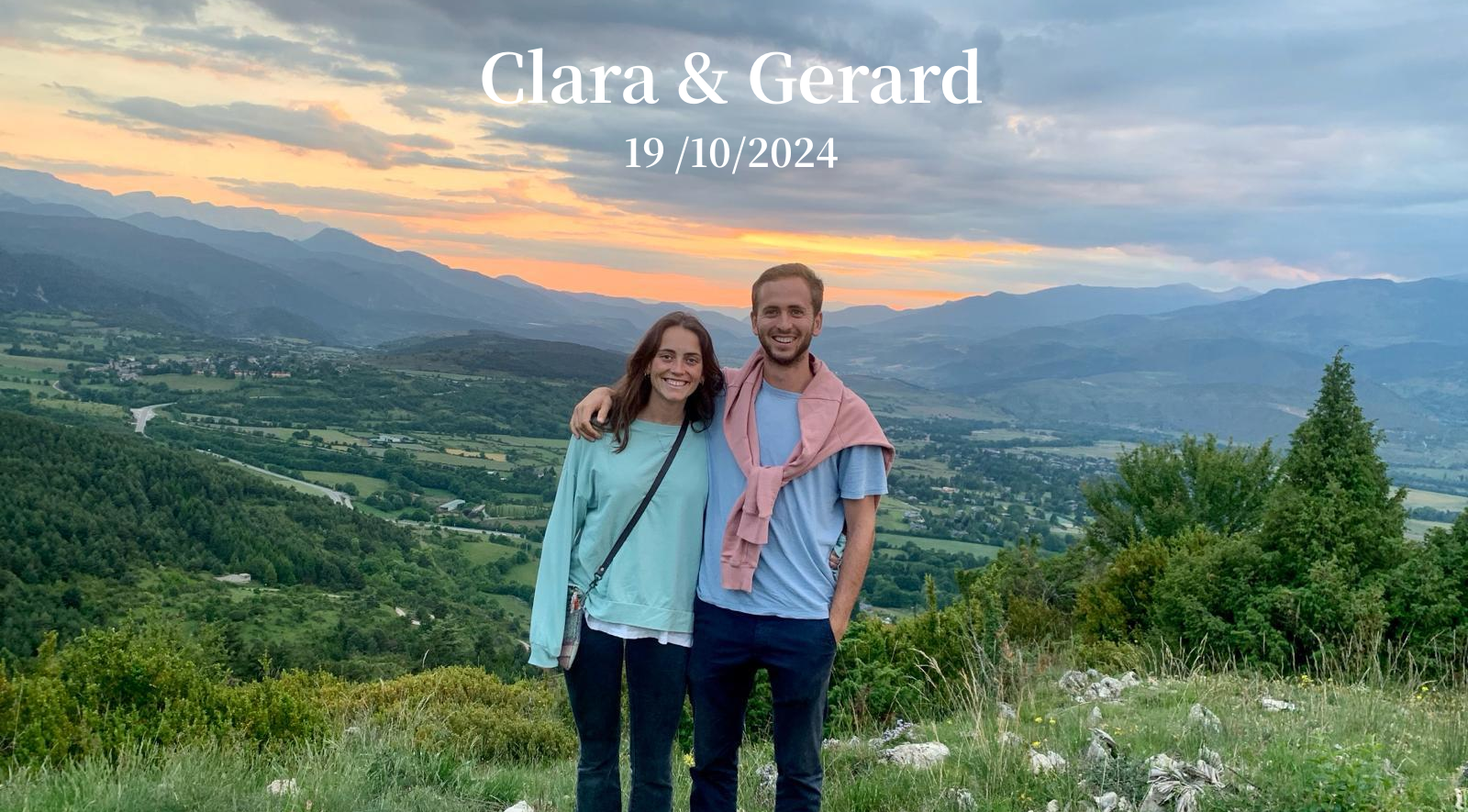
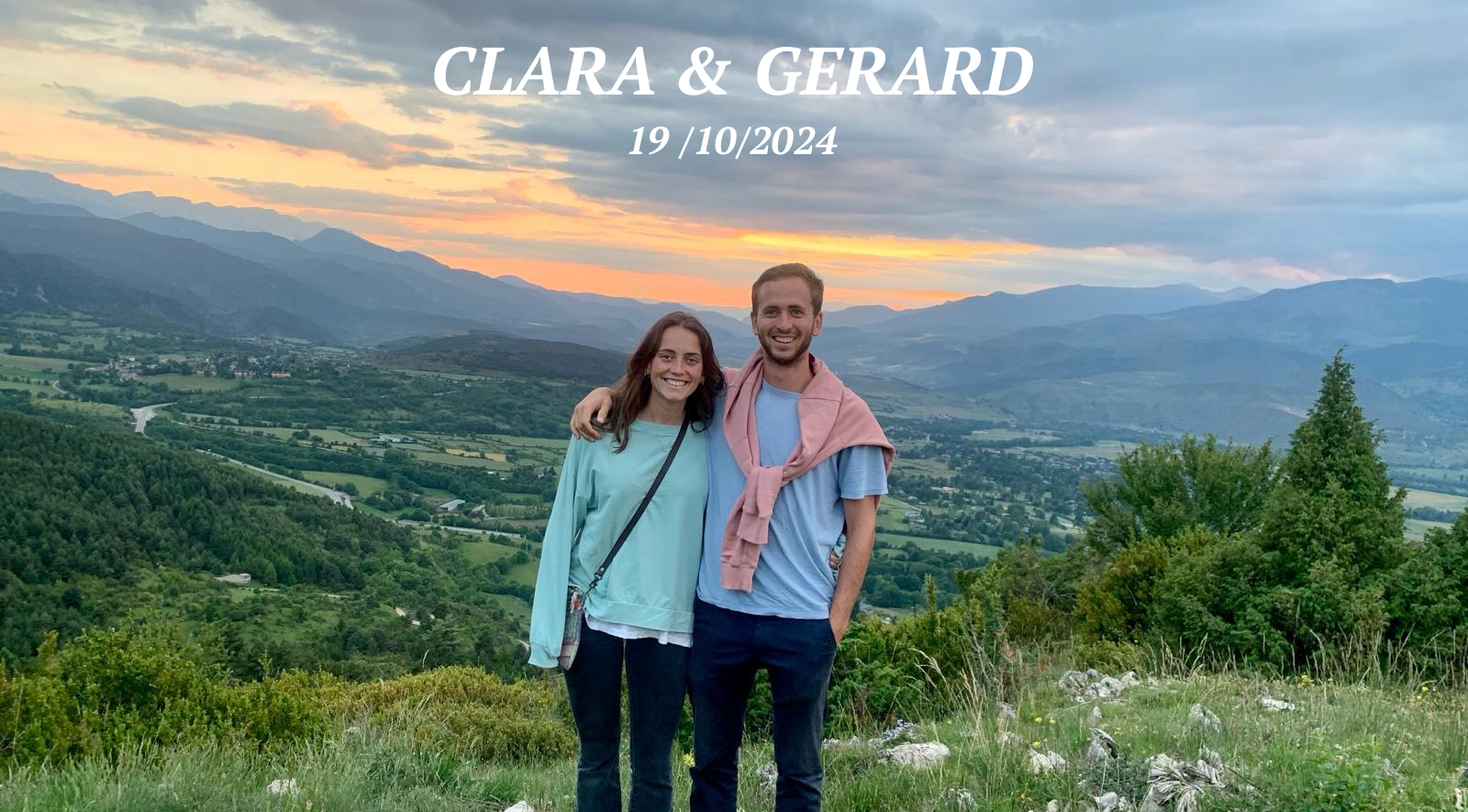
Two versions of the same layered image (1468x812). Layer-by-layer changes:
renamed "Clara & Gerard ..." to "CLARA & GERARD ...", painted on it over [433, 46, 1033, 175]
